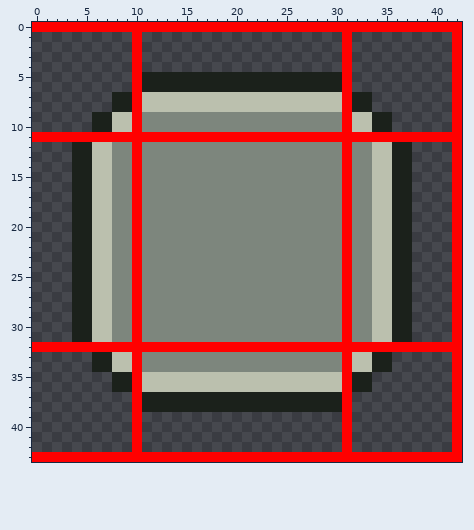
Pixel-art sprite, stored at assets/buttons/gray_button.png. Above is the file before it was changed.
The file is 43x44 pixels.
New version:
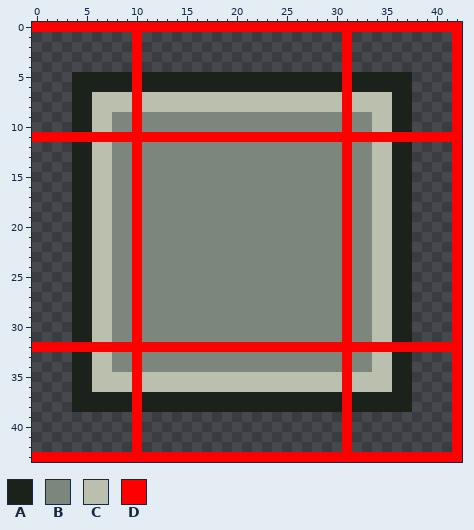
Palette (. is transparent): A #1b211b  B #7d867d  C #bbc0ae  D #ff0000
The edit:
Colour A now appears in rows 5 to 6 at x 4 to 9 and 32 to 37; in rows 7 to 10 at x 4 to 5 and 36 to 37; in rows 33 to 36 at x 4 to 5 and 36 to 37; in rows 37 to 38 at x 4 to 9 and 32 to 37.
The author changed colour C to colour B in rows 9 to 10 at x 8 to 9 and 32 to 33; in rows 33 to 34 at x 8 to 9 and 32 to 33.
Colour C now appears in rows 7 to 8 at x 6 to 7 and 34 to 35; in rows 35 to 36 at x 6 to 7 and 34 to 35.
The author changed colour A to colour C in rows 7 to 8 at x 8 to 9 and 32 to 33; in rows 9 to 10 at x 6 to 7 and 34 to 35; in rows 33 to 34 at x 6 to 7 and 34 to 35; in rows 35 to 36 at x 8 to 9 and 32 to 33.
Pixel boxes of the changes (left, top, right, bottom) in both pictures:
changed: (72, 72, 132, 132)
changed: (352, 72, 412, 132)
changed: (72, 352, 132, 412)
changed: (352, 352, 412, 412)
